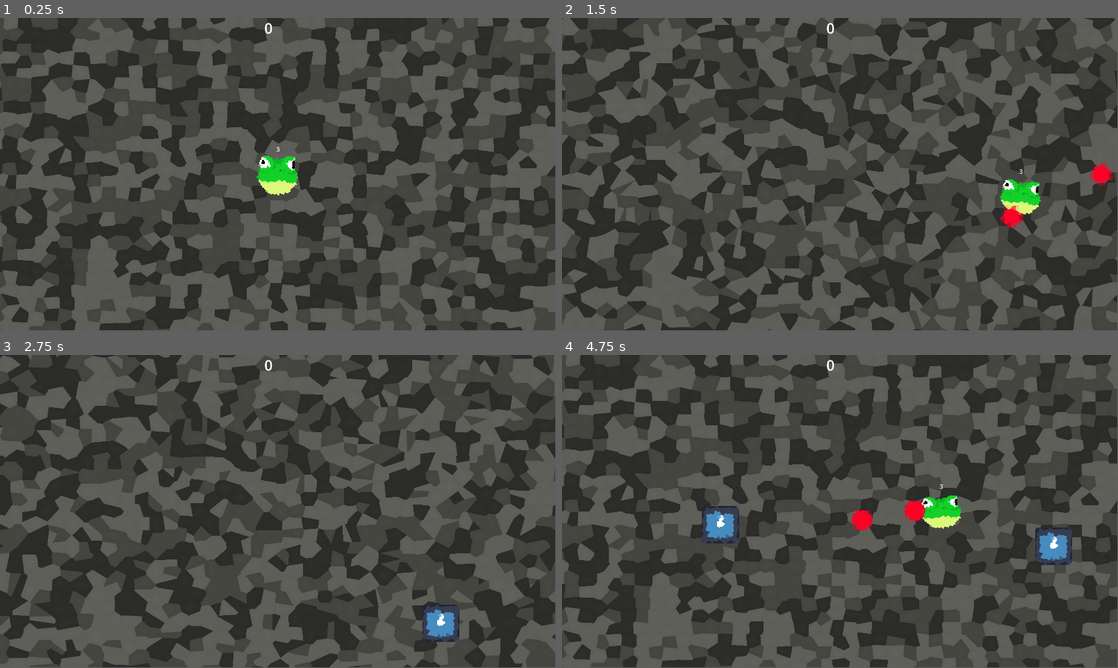
Above: before the commit, frames 1-4 (two rows, left to right).
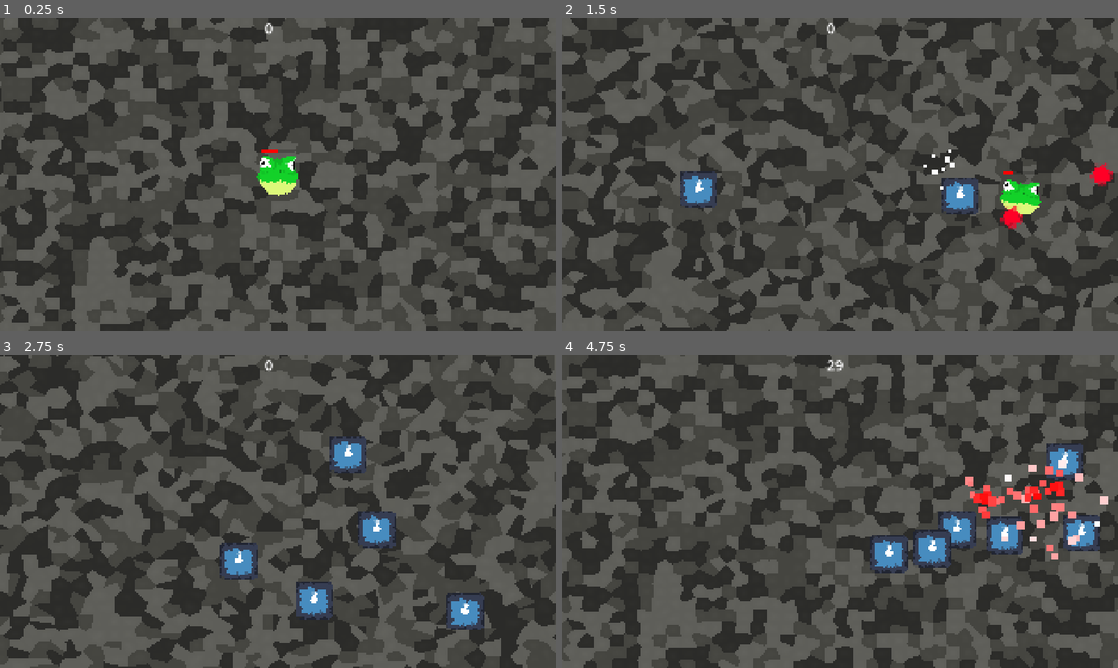
Above: after the commit, the same moments.

Repository: n2ize/FroschRoguelike
Game: Godot game, scene res://testlevel.tscn
Two runs of this game, one before a commit and one after it. Both use one fixed random seed, a clock stepped at 60 frames per second and the inputs below. The engine's default icon, where the game draws it, is replaced by a stand-in: a white triangle on a blue panel in a dark square.
Inputs (mouse positions are in pixels of both pictures, inside the frame that each line leads up to):
- Up to frame 1 (0.25 s): no input
- Up to frame 2 (1.5 s): move the mouse to (962, 158) at 0.52 s; hold D (move_right) 0.53-1.28 s; click (962, 158) at 0.6 s; move the mouse to (728, 190) at 1.27 s; hold S (move_down) from 1.28 s (still down); click (728, 190) at 1.35 s
- Up to frame 3 (2.75 s): move the mouse to (333, 442) at 2.02 s; release S (move_down) at 2.03 s; hold D (move_right) from 2.03 s (still down); click (333, 442) at 2.1 s
- Up to frame 4 (4.75 s): move the mouse to (812, 574) at 2.77 s; release D (move_right) at 2.78 s; hold W (move_up) 2.78-3.53 s; click (812, 574) at 2.85 s; move the mouse to (1006, 558) at 3.52 s; hold A (move_left) from 3.53 s (still down); click (1006, 558) at 3.6 s; move the mouse to (673, 464) at 4.27 s; click (673, 464) at 4.35 s
The window is 799x449 before the commit and 800x450 after it. Grey fills any space a smaller window leaves; there, only what the larger window draws over its background counts as a difference.

The runs differ from the first frame. In frame 1, 4.3% of the frame differs, in the area x 0-100%, y 0-100%; in frame 2, 6.6%; in frame 3, 7.9%; in frame 4, 60%.

Commit message:
add deathscreen, automatichealing, minor fixes

Diff:
--- /dev/null
+++ b/UI_Manager.gd
@@ -0,0 +1,6 @@
+extends Node
+const Deathscreen = preload("res://deathscreen.tscn")
+
+func show_death_screen():
+	var ui = Deathscreen.instantiate()
+	get_tree().current_scene.add_child(ui)
--- /dev/null
+++ b/deathscreen.gd
@@ -0,0 +1,15 @@
+extends CanvasLayer
+
+
+# Called when the node enters the scene tree for the first time.
+func _ready() -> void:
+	hide()
+	await get_tree().create_timer(1).timeout
+	show()
+	get_tree().paused = true
+	pass
+
+func _on_button_pressed() -> void:
+	get_tree().paused = false
+	get_tree().reload_current_scene()
+	queue_free()
--- /dev/null
+++ b/deathscreen.tscn
@@ -0,0 +1,66 @@
+[gd_scene format=3 uid="uid://bsbmn82qdiuc5"]
+
+[ext_resource type="Script" uid="uid://dsd7j40oq2kx1" path="res://deathscreen.gd" id="1_ftl74"]
+
+[sub_resource type="LabelSettings" id="LabelSettings_2lccq"]
+font_size = 50
+outline_size = 20
+outline_color = Color(0, 0, 0, 1)
+
+[node name="Deathscreen" type="CanvasLayer" unique_id=1488756734]
+process_mode = 3
+script = ExtResource("1_ftl74")
+
+[node name="CenterContainer" type="CenterContainer" parent="." unique_id=1238207236]
+anchors_preset = 15
+anchor_right = 1.0
+anchor_bottom = 1.0
+grow_horizontal = 2
+grow_vertical = 2
+
+[node name="Panel" type="Panel" parent="CenterContainer" unique_id=664584708]
+layout_mode = 2
+
+[node name="Panel" type="Panel" parent="CenterContainer/Panel" unique_id=1905234198]
+layout_mode = 1
+anchors_preset = 8
+anchor_left = 0.5
+anchor_top = 0.5
+anchor_right = 0.5
+anchor_bottom = 0.5
+offset_left = -279.5
+offset_top = -262.0
+offset_right = 279.5
+offset_bottom = 262.0
+grow_horizontal = 2
+grow_vertical = 2
+
+[node name="Label" type="Label" parent="CenterContainer/Panel/Panel" unique_id=281908572]
+layout_mode = 1
+anchors_preset = 5
+anchor_left = 0.5
+anchor_right = 0.5
+offset_left = -36.0
+offset_right = 36.0
+offset_bottom = 23.0
+grow_horizontal = 2
+text = "You died! 💀"
+label_settings = SubResource("LabelSettings_2lccq")
+
+[node name="Button" type="Button" parent="CenterContainer/Panel/Panel" unique_id=676904160]
+layout_mode = 1
+anchors_preset = 8
+anchor_left = 0.5
+anchor_top = 0.5
+anchor_right = 0.5
+anchor_bottom = 0.5
+offset_left = -121.25
+offset_top = -69.25
+offset_right = 121.25
+offset_bottom = 69.25
+grow_horizontal = 2
+grow_vertical = 2
+theme_override_font_sizes/font_size = 30
+text = "Restart"
+
+[connection signal="pressed" from="CenterContainer/Panel/Panel/Button" to="." method="_on_button_pressed"]
--- a/frog_1.gd
+++ b/frog_1.gd
@@ -4,7 +4,7 @@
 var target_base_scale = 1.0
 var current_amplitude = deg_to_rad(5)
 var last_direction = Vector2.RIGHT
-var health = 3
+var health = 50.0
 var invincible = false
 
 const acc = 5000 #acceleration
@@ -13,7 +13,20 @@
 const Hiteffect = preload("res://hitindicatorparticles.tscn")
 const Bullet = preload("res://Bullet.tscn")
 
+
 @onready var sprite = $Sprite2D
+
+func _ready()-> void:
+	$ProgressBar.value = health
+	var style = StyleBoxFlat.new()
+	style.bg_color = Color.RED
+	$ProgressBar.add_theme_stylebox_override("fill", style)
+	$HealTimer.timeout.connect(_on_heal_timer_timeout)
+
+func _on_heal_timer_timeout():
+	print("heal")
+	health += 5
+	$ProgressBar.value = int(health)
 
 func _physics_process(delta: float) -> void:
 	time += delta
@@ -61,9 +74,12 @@
 func take_damage():
 	if invincible:
 		return
-	health -= 1
+	health -= 25.0
+	if health <= 0:
+		die()
+		return
 	get_viewport().get_camera_2d().shake(100.0)
-	$Label.text = str(health)
+	$ProgressBar.value = int(health)
 	var effect = Hiteffect.instantiate()
 	effect.position = position
 	get_parent().add_child(effect)
@@ -74,8 +90,7 @@
 	sprite.material.set_shader_parameter("modulate_color", Color.WHITE)
 	invincible = false
 
-	if health == 0:
-		die()
+
 
 func die():
 	get_viewport().get_camera_2d().shake(500.0)
@@ -83,4 +98,5 @@
 	effect.position = position
 	get_parent().add_child(effect)
 	effect.restart()
+	UI_Manager.show_death_screen()
 	queue_free()
--- a/frog_1.tscn
+++ b/frog_1.tscn
@@ -25,10 +25,12 @@
 [node name="CollisionShape2D" type="CollisionShape2D" parent="." unique_id=704902560]
 shape = SubResource("CircleShape2D_jlbju")
 
-[node name="Label" type="Label" parent="." unique_id=1889955082]
-offset_left = -12.5
-offset_top = -252.50003
-offset_right = 27.5
-offset_bottom = -229.50003
-scale = Vector2(3.295, 3.295)
-text = "3"
+[node name="ProgressBar" type="ProgressBar" parent="." unique_id=673326277]
+offset_left = -147.49998
+offset_top = -217.5
+offset_right = 147.49998
+offset_bottom = -190.5
+show_percentage = false
+
+[node name="HealTimer" type="Timer" parent="." unique_id=1617497930]
+autostart = true
--- a/project.godot
+++ b/project.godot
@@ -15,10 +15,15 @@
 config/features=PackedStringArray("4.6", "Forward Plus")
 config/icon="res://Assets/icon.svg"
 
+[autoload]
+
+UI_Manager="*uid://dt1ugkc6dekqs"
+
 [display]
 
 window/size/viewport_width=1920
 window/size/viewport_height=1080
+window/stretch/mode="canvas_items"
 
 [input]
 
@@ -45,6 +50,7 @@
 left_click={
 "deadzone": 0.2,
 "events": [Object(InputEventMouseButton,"resource_local_to_scene":false,"resource_name":"","device":-1,"window_id":0,"a …(253 unchanged characters)…
+, Object(InputEventKey,"resource_local_to_scene":false,"resource_name":"","device":-1,"window_id":0,"alt_pressed":false,"shift_pressed":false,"ctrl_pressed":false,"meta_pressed":false,"pressed":false,"keycode":0,"physical_keycode":77,"key_label":0,"unicode":109,"location":0,"echo":false,"script":null)
 ]
 }
 
--- a/testlevel.gd
+++ b/testlevel.gd
@@ -5,6 +5,7 @@
 
 # Called when the node enters the scene tree for the first time.
 func _ready() -> void:
+	get_tree().paused = false
 	$Timer.timeout.connect(_on_timer_timeout)
 	var vp = get_viewport_rect().size
 	spawn_player(Vector2(vp.x/2, vp.y/2))
--- a/testlevel.tscn
+++ b/testlevel.tscn
@@ -28,7 +28,7 @@
 texture = ExtResource("2_pi5jr")
 
 [node name="Timer" type="Timer" parent="." unique_id=829925160]
-wait_time = 2.0
+wait_time = 0.5
 autostart = true
 
 [node name="CanvasLayer" type="CanvasLayer" parent="." unique_id=723789655]
Not shown, added: UI_Manager.gd.uid
Not shown, added: deathscreen.gd.uid
